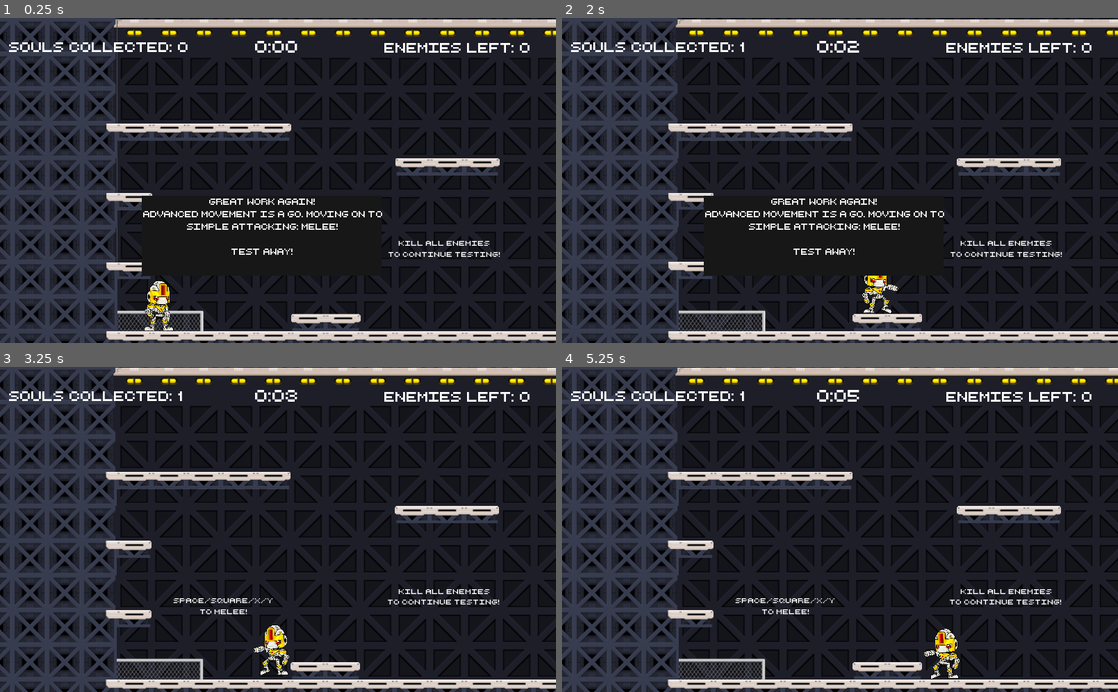
Above: before the commit, frames 1-4 (two rows, left to right).
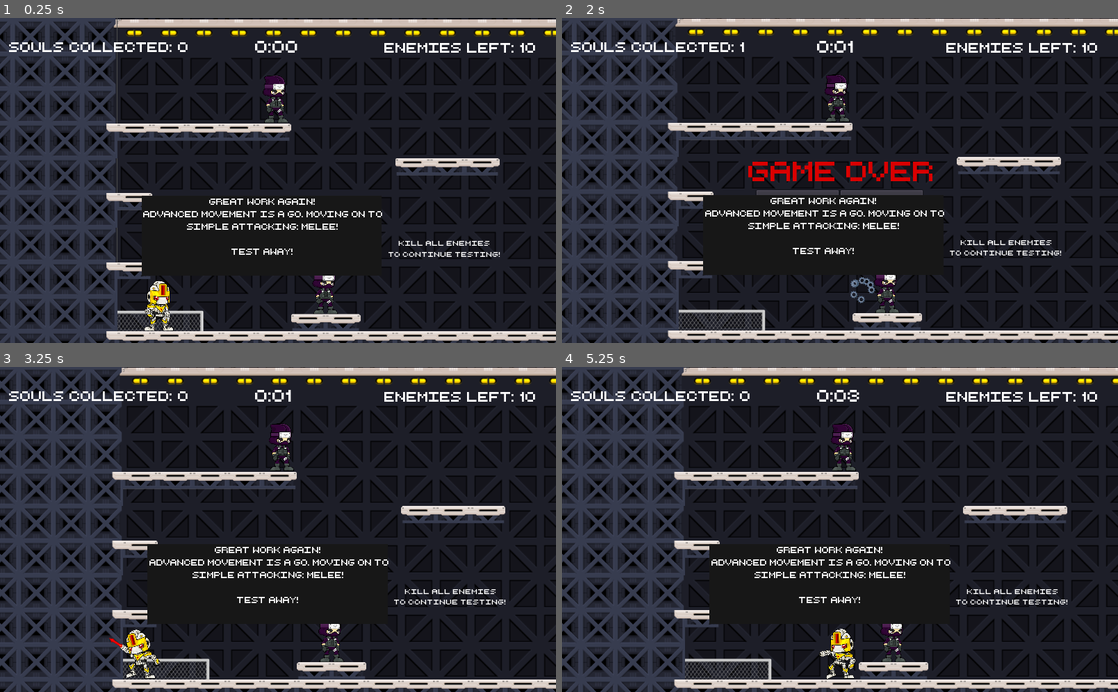
Above: after the commit, the same moments.

Repository: bsu-cs315/FP-LABS
Game: Godot game, scene res://src/Level-4.tscn
The game is run twice, just before and just after one commit, with the same random seed, the same clock (stepped at 60 frames per second) and the same inputs. This scene is started directly instead of the project's main scene.
Inputs (mouse positions are in pixels of both pictures, inside the frame that each line leads up to):
- Up to frame 1 (0.25 s): no input
- Up to frame 2 (2 s): hold Right (move_right) from 0.53 s (still down); tap Space (melee) at 0.6, 1.35 s; tap Up (jump) at 0.77, 1.52 s
- Up to frame 3 (3.25 s): release Right (move_right) at 2 s; click (233, 549) at 2 s, where only the run after the commit has a clickable "Try Again"; hold Left (move_left) from 2.78 s (still down); tap Space (melee) at 2.85 s
- Up to frame 4 (5.25 s): release Left (move_left) at 3.53 s; hold Right (move_right) 3.53-5.03 s; tap Space (melee) at 3.6, 4.35, 5.1 s; tap Up (jump) at 3.77, 4.52 s; hold Left (move_left) from 5.03 s (still down)

The runs differ from the first frame. In frame 1, 0.7% of the frame differs, in the area x 47-97%, y 7-92%; in frame 2, 10%; in frame 3, 22%; in frame 4, 22%, in the area x 0-100%, y 0-100%.

Commit message:
Add enemies to level 4

Diff:
--- a/project/src/Level-4.tscn
+++ b/project/src/Level-4.tscn
@@ -29,6 +29,7 @@
 [ext_resource path="res://assets/Tiles/Fence (1).png" type="Texture" id=27]
 [ext_resource path="res://assets/Tiles/Tile (13).png" type="Texture" id=28]
 [ext_resource path="res://assets/Tiles/Fence (3).png" type="Texture" id=29]
+[ext_resource path="res://src/StandstillEnemy.tscn" type="PackedScene" id=30]
 [ext_resource path="res://assets/Tiles/BGTile (4).png" type="Texture" id=31]
 [ext_resource path="res://assets/Tiles/BGTile (2).png" type="Texture" id=32]
 [ext_resource path="res://assets/Tiles/BGTile (5).png" type="Texture" id=33]
@@ -37,6 +38,7 @@
 [ext_resource path="res://SoulCollectible.tscn" type="PackedScene" id=36]
 [ext_resource path="res://assets/Tiles/Tile (9).png" type="Texture" id=37]
 [ext_resource path="res://assets/Tiles/Fence (2).png" type="Texture" id=38]
+[ext_resource path="res://src/MovingEnemy.tscn" type="PackedScene" id=39]
 [ext_resource path="res://assets/Tiles/Tile (7).png" type="Texture" id=40]
 [ext_resource path="res://assets/Tiles/Tile (4).png" type="Texture" id=41]
 [ext_resource path="res://assets/Tiles/Tile (15.2).png" type="Texture" id=42]
@@ -959,6 +961,56 @@
 "_edit_use_anchors_": false
 }
 
+[node name="StandstillEnemy" parent="." groups=[
+"enemies",
+] instance=ExtResource( 30 )]
+position = Vector2( 291.328, 147.078 )
+
+[node name="StandstillEnemy2" parent="." groups=[
+"enemies",
+] instance=ExtResource( 30 )]
+position = Vector2( 2011.01, 147.783 )
+
+[node name="StandstillEnemy3" parent="." groups=[
+"enemies",
+] instance=ExtResource( 30 )]
+position = Vector2( 3097.13, 50.9116 )
+
+[node name="StandstillEnemy4" parent="." groups=[
+"enemies",
+] instance=ExtResource( 30 )]
+position = Vector2( 2592.25, 531.744 )
+
+[node name="StandstillEnemy5" parent="." groups=[
+"enemies",
+] instance=ExtResource( 30 )]
+position = Vector2( 382.592, 499.996 )
+
+[node name="MovingEnemy" parent="." groups=[
+"enemies",
+] instance=ExtResource( 39 )]
+position = Vector2( 873.984, 466.69 )
+
+[node name="MovingEnemy2" parent="." groups=[
+"enemies",
+] instance=ExtResource( 39 )]
+position = Vector2( 1009.75, 181.019 )
+
+[node name="MovingEnemy3" parent="." groups=[
+"enemies",
+] instance=ExtResource( 39 )]
+position = Vector2( 1919.09, 528.916 )
+
+[node name="MovingEnemy4" parent="." groups=[
+"enemies",
+] instance=ExtResource( 39 )]
+position = Vector2( 2309.41, 147.078 )
+
+[node name="MovingEnemy5" parent="." groups=[
+"enemies",
+] instance=ExtResource( 39 )]
+position = Vector2( 3155.5, 466.146 )
+
 [node name="SoulGroup" type="Node2D" parent="."]
 visible = false
 
Not shown: 1 places in project/src/Level-4.tscn that only renumber resources
